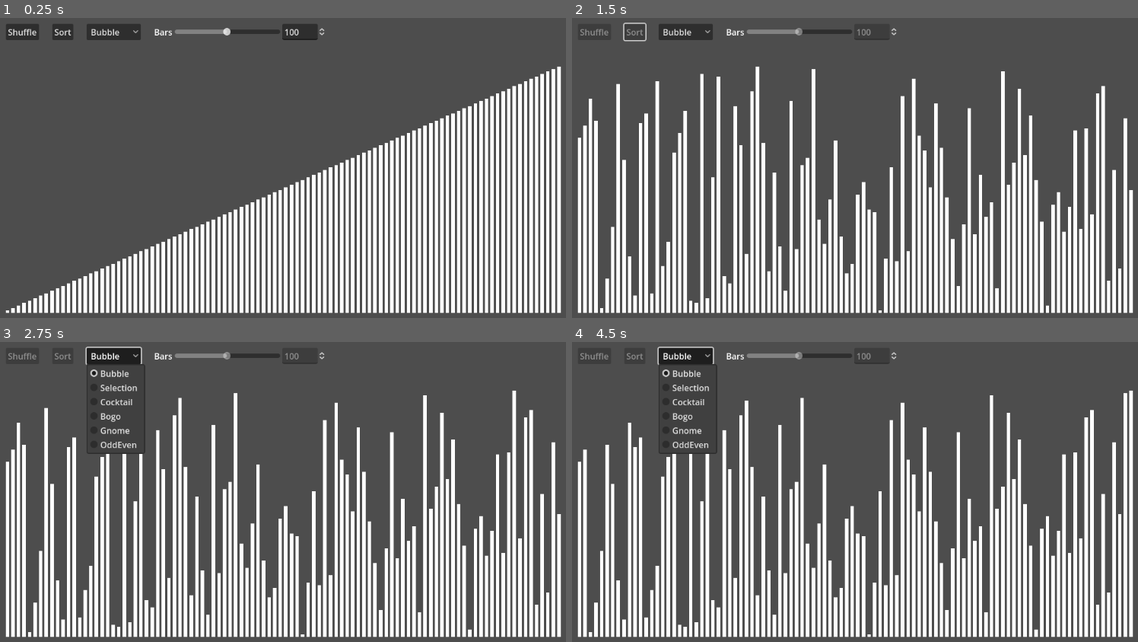
Above: before the commit, frames 1-4 (two rows, left to right).
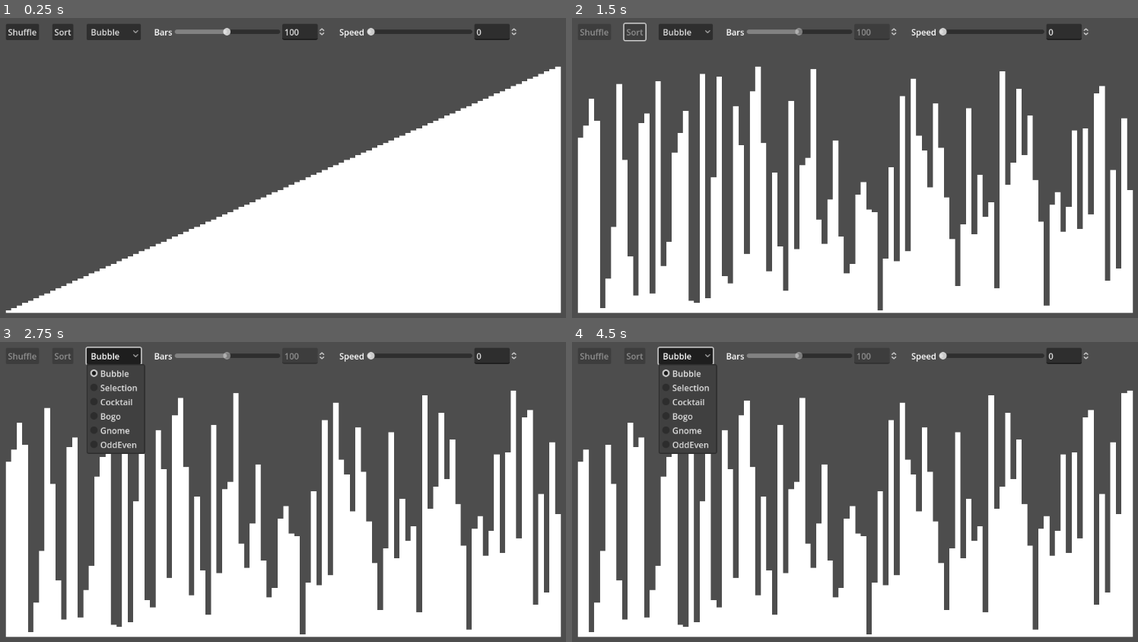
Above: after the commit, the same moments.

Repository: Shuflduf/Sorting-Algorithms-Visualiser
Game: Godot game, scene res://main.tscn
Same seed, same stepped clock (60 frames per second), same inputs: the game is played once before the commit and once after it.
Inputs:
- Up to frame 1 (0.25 s): no input
- Up to frame 2 (1.5 s): click "Shuffle" at 0.5 s; click "Sort" at 1.25 s
- Up to frame 3 (2.75 s): click "Bubble" at 2 s
- Up to frame 4 (4.5 s): click "Bubble" at 2.75 s; click "Bubble" at 3.5 s

The runs differ from the first frame. In frame 1, 19% of the frame differs, in the area x 1-99%, y 2-99%; in frame 2, 19%; in frame 3, 19%; in frame 4, 20%.

Commit message:
speed ui

Diff:
--- a/bar.tscn
+++ b/bar.tscn
@@ -2,6 +2,7 @@
 
 [sub_resource type="StyleBoxFlat" id="StyleBoxFlat_5l33w"]
 bg_color = Color(1, 1, 1, 1)
+border_blend = true
 
 [node name="Panel" type="Panel"]
 size_flags_horizontal = 3
--- a/main.tscn
+++ b/main.tscn
@@ -79,10 +79,34 @@
 max_value = 200.0
 value = 2.0
 
+[node name="Speed" type="HBoxContainer" parent="MarginContainer/VBoxContainer/UI"]
+layout_mode = 2
+tooltip_text = "Speed, in seconds, that defines how long it takes for a single swap opperation to occur. When 0, it still takes at least one frame to swap."
+
+[node name="Label" type="Label" parent="MarginContainer/VBoxContainer/UI/Speed"]
+layout_mode = 2
+text = "Speed"
+
+[node name="SpeedSlide" type="HSlider" parent="MarginContainer/VBoxContainer/UI/Speed"]
+unique_name_in_owner = true
+custom_minimum_size = Vector2(200, 0)
+layout_mode = 2
+size_flags_vertical = 4
+max_value = 5.0
+step = 0.01
+value = 0.5
+
+[node name="SpeedNum" type="SpinBox" parent="MarginContainer/VBoxContainer/UI/Speed"]
+layout_mode = 2
+max_value = 5.0
+step = 0.01
+value = 0.5
+
 [node name="Bars" type="HBoxContainer" parent="MarginContainer/VBoxContainer"]
 unique_name_in_owner = true
 layout_mode = 2
 size_flags_vertical = 3
+theme_override_constants/separation = 0
 
 [node name="Sorters" type="Node" parent="."]
 unique_name_in_owner = true
@@ -111,3 +135,5 @@
 [connection signal="item_selected" from="MarginContainer/VBoxContainer/UI/Options" to="MarginContainer/VBoxContainer/UI" method="_on_options_item_selected"]
 [connection signal="value_changed" from="MarginContainer/VBoxContainer/UI/Bars/BarsSlide" to="MarginContainer/VBoxContainer/UI" method="_on_bars_slide_value_changed"]
 [connection signal="value_changed" from="MarginContainer/VBoxContainer/UI/Bars/BarsNum" to="MarginContainer/VBoxContainer/UI" method="_on_bars_num_value_changed"]
+[connection signal="value_changed" from="MarginContainer/VBoxContainer/UI/Speed/SpeedSlide" to="MarginContainer/VBoxContainer/UI" method="_on_speed_slide_value_changed"]
+[connection signal="value_changed" from="MarginContainer/VBoxContainer/UI/Speed/SpeedNum" to="MarginContainer/VBoxContainer/UI" method="_on_speed_num_value_changed"]
--- a/ui.gd
+++ b/ui.gd
@@ -12,6 +12,7 @@
 	populate_options()
 	_on_options_item_selected(0)
 	%BarsSlide.value = owner.count
+	%SpeedSlide.value = owner.speed
 	owner.sort_started.connect(disable_buttons)
 	owner.sorted.connect(enable_buttons)
 
@@ -49,3 +50,12 @@
 
 func _on_bars_num_value_changed(value: float) -> void:
 	%BarsSlide.value = value
+
+
+func _on_speed_slide_value_changed(value: float) -> void:
+	owner.speed = value
+	$Speed/SpeedNum.value = value
+
+
+func _on_speed_num_value_changed(value: float) -> void:
+	%SpeedSlide.value = value
